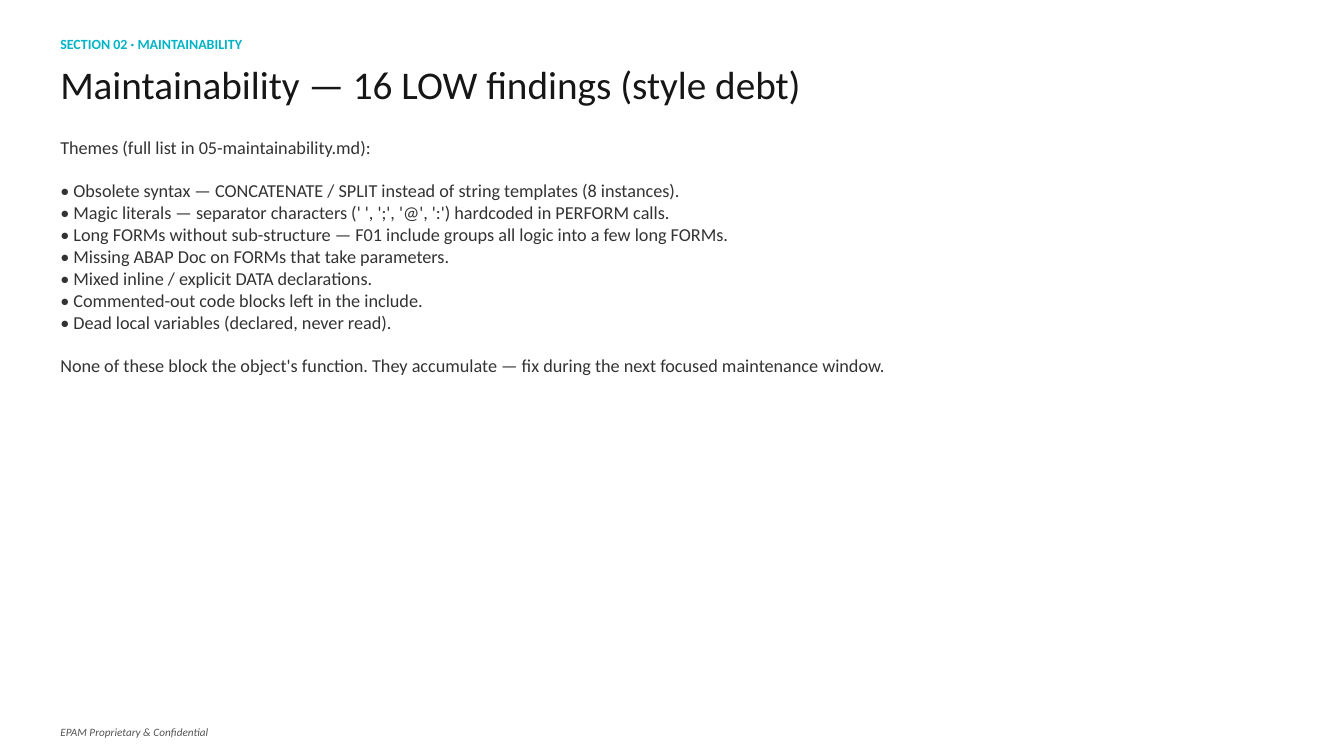
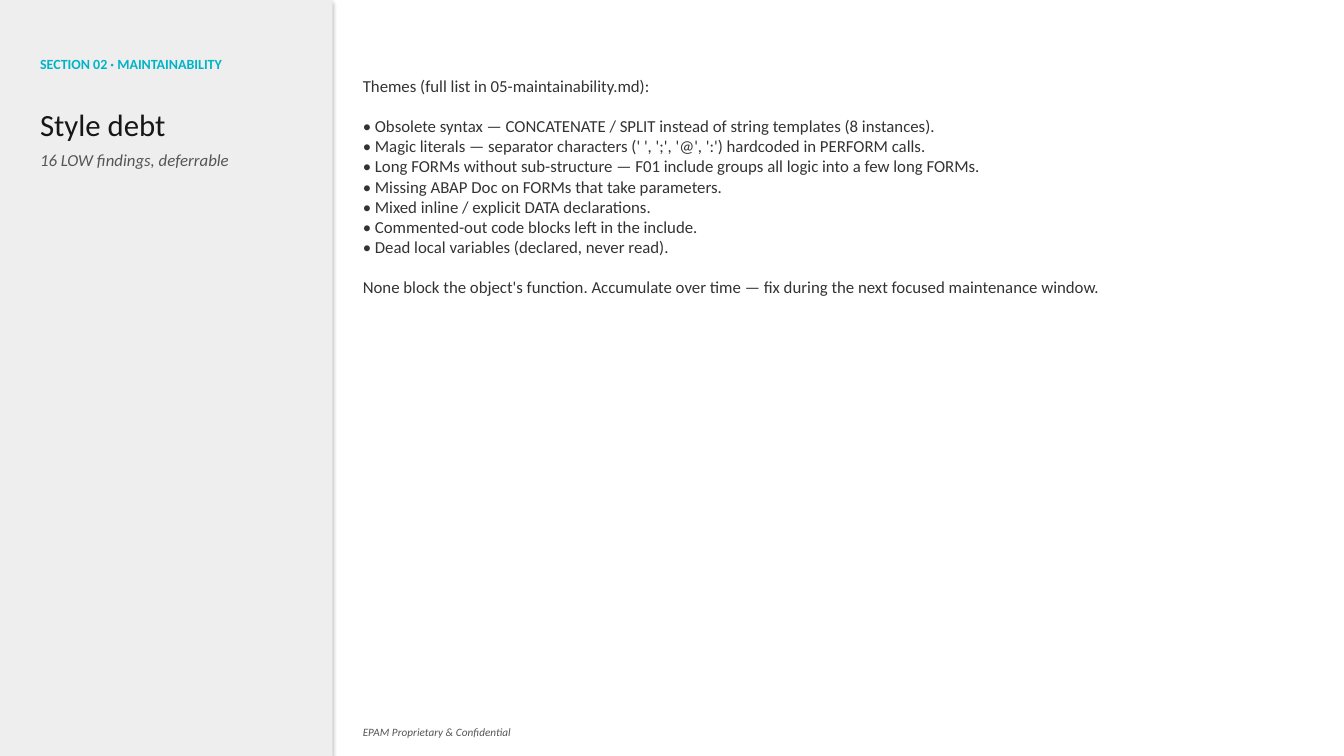
Before and after one commit to fr0ster/cloud-llm-hub, a slide deck: slide 8 of docs/tutorials/code-review/examples/ZDMS_UPLOAD_FILES/report.pptx. Drawn at 1344x756 pixels with LibreOffice and Linux fonts; fonts in the diff are those of the drawing. Boxes give left, top, right and bottom in pixels: in the first picture for what was removed or moved away, otherwise in the second. Text is boxed around its words. In the diff, an @@ line names an element or a change of style, - is before the commit and + after.

```diff
--- a/docs/tutorials/code-review/examples/ZDMS_UPLOAD_FILES/report.pptx
+++ b/docs/tutorials/code-review/examples/ZDMS_UPLOAD_FILES/report.pptx
@@ rectangle added at box(0, 0, 333, 756), fill #EEEEEE @@
@@ text "SECTION 02 · MAINTAINABILITY": place and size @@
-text "SECTION 02 · MAINTAINABILITY" at box(60, 39, 243, 49)
+text "SECTION 02 · MAINTAINABILITY" at box(40, 60, 222, 69)
@@ text removed at box(60, 70, 800, 106) @@
-Maintainability — 16 LOW findings (style debt)
@@ text "Themes (full list in 05-maintainability.md):": place and size @@
-text "Themes (full list in 05-maintainability.md):" at box(60, 141, 884, 375)
+text "Themes (full list in 05-maintainability.md):" at box(363, 80, 1098, 296)
@@ text at box(363, 80, 980, 255): size 13 to 12 pt in "Themes (full list in 05-maintainability.md):", "• Obsolete syntax — CONCATENATE / SPLIT ...", "• Magic literals — separator characters (' ...", "• Long FORMs without sub-structure — F01 ..." and 4 more places @@
@@ text added at box(40, 114, 229, 169), 12 pt, text #555555, italic @@
+Style debt
+16 LOW findings, deferrable
@@ text at box(363, 281, 1098, 296): text changed; size 13 to 12 pt @@
-None of these block the object's function. They accumulate — fix during the next focused maintenance window.
+None block the object's function. Accumulate over time — fix during the next focused maintenance window.
@@ text "EPAM Proprietary & Confidential": place and size @@
-text "EPAM Proprietary & Confidential" at box(60, 728, 208, 738)
+text "EPAM Proprietary & Confidential" at box(363, 728, 511, 738)
```
Also in this commit, not shown: 7 other slides changed, 21 other files.
